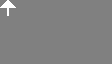
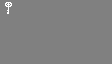
The second (112, 64) image is a revision of the first. Changes to its layers:
added layer "Camada 3" above "Bullet" over [5, 2, 12, 12]
renamed "Camada 3" to "Rebound", hid it over [0, 0, 16, 16]
